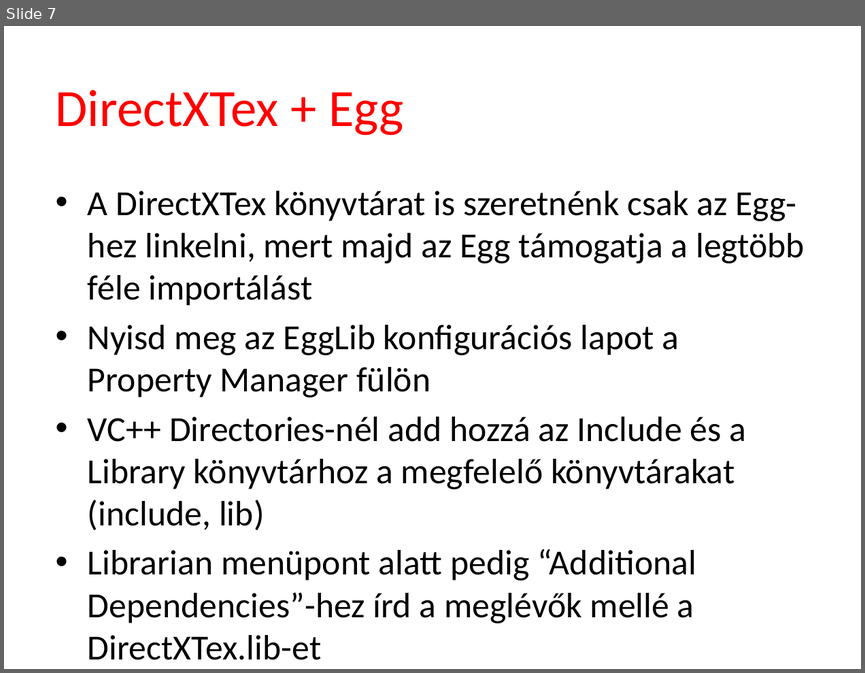
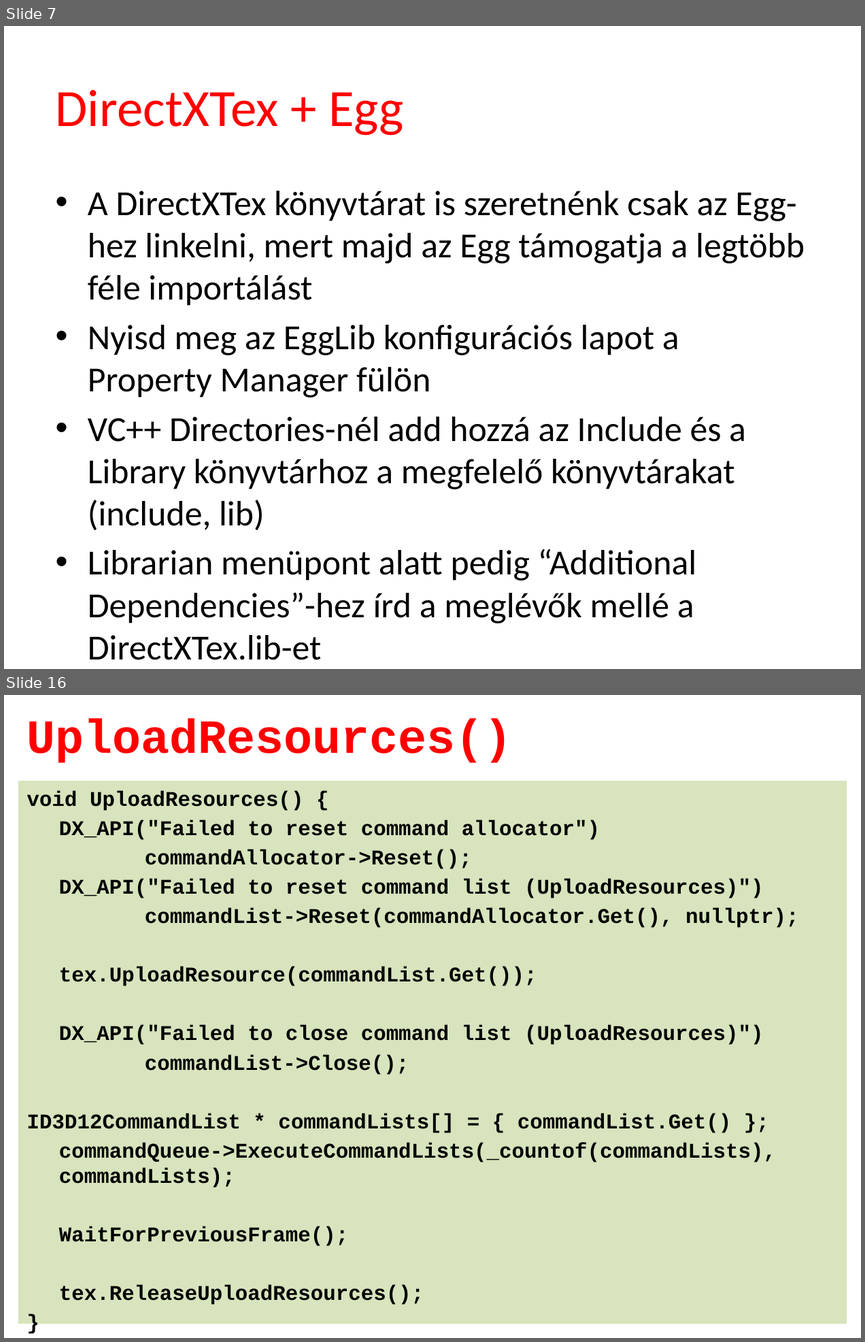
Before and after one commit to tyekx/dx12, a slide deck: Slides/ggl004-Textures.pptx. Shown one above the other, each under a label of ours: slide 7 before the commit, slides 7 and 16 after it; the slides between them are not shown. The pictures are 865x673 and 865x1342 pixels, drawn with LibreOffice and Linux fonts; fonts in the diff are those of the drawing; background and template pictures are left out. Boxes give left, top, right and bottom in pixels: in the first picture for what was removed or moved away, otherwise in the second. Text is boxed around its words. In the diff, an @@ line names an element or a change of style, - is before the commit and + after.

```diff
--- a/Slides/ggl004-Textures.pptx
+++ b/Slides/ggl004-Textures.pptx
@@ slide 16 added at [4,695,861,1338], background #FFFFFF @@
@@ title added at [27,719,513,763], 40 pt, text #FF0000, bold @@
+UploadResources()
@@ text added at [18,781,847,1323], fill #D7E4BD, 17.6 pt, text #000000, bold @@
+void UploadResources() {
+DX_API("Failed to reset command allocator")
+commandAllocator->Reset();
+DX_API("Failed to reset command list (UploadResources)")
+commandList->Reset(commandAllocator.Get(), nullptr);
+tex.UploadResource(commandList.Get());
+DX_API("Failed to close command list (UploadResources)")
+commandList->Close();
+ID3D12CommandList * commandLists[] = { commandList.Get() };
+commandQueue->ExecuteCommandLists(_countof(commandLists), commandLists);
+WaitForPreviousFrame();
+tex.ReleaseUploadResources();
+}
```
Also in this commit, not shown: 8 other slides added, 9 other files.
